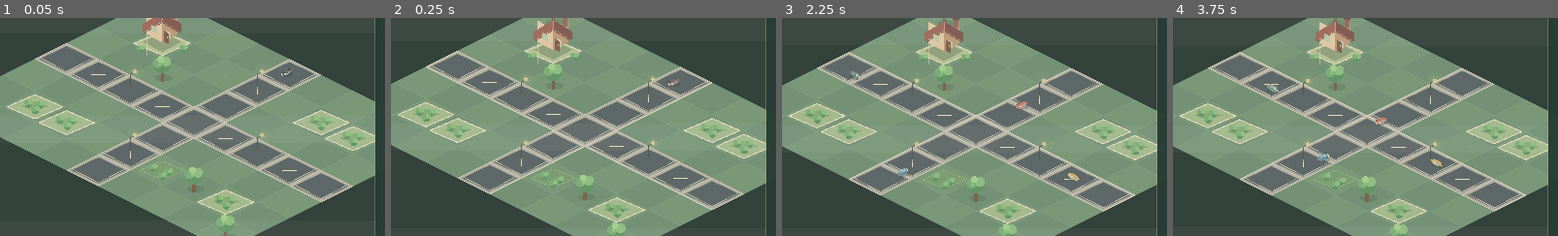
Above: before the commit, frames 1-4 (left to right).
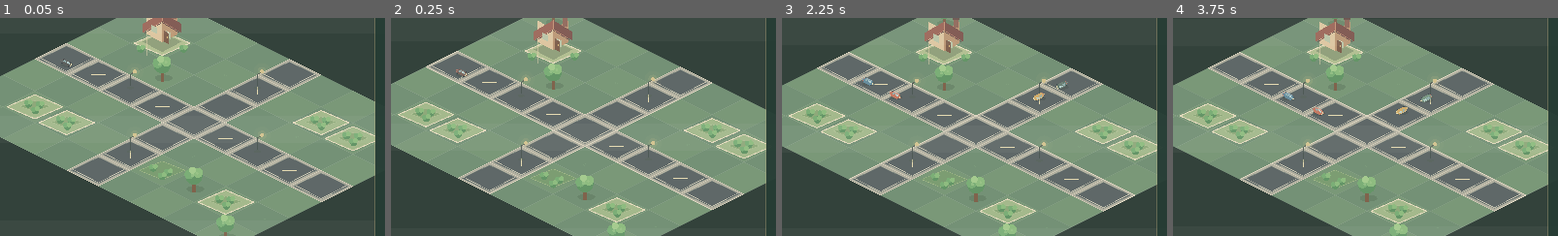
Above: after the commit, the same moments.

Repository: wellbi-creator/rayon-za-rubl
Game: Godot game, scene res://scenes/main.tscn
Two runs of this game, one before a commit and one after it. Both use one fixed random seed, a clock stepped at 60 frames per second and the inputs below.
Inputs (mouse positions are % of the whole screen's width and height, from its top left):
- Up to frame 1 (0.05 s): no input
- Up to frame 2 (0.25 s): no input
- Up to frame 3 (2.25 s): move the mouse to (72, 45) at 0.52 s; hold D 0.53-1.25 s; click (72, 45) at 0.67 s; click "ЖУРНАЛ" at 1.25 s; click "СЛУЖБЫ" at 2 s
- Up to frame 4 (3.75 s): click "ПРОГРЕСС" at 2.75 s; click "ДОРОГИ" at 3.5 s
The pictures show only the part of the screen within x 25-74%, y 27-77%; the shares and areas given below are measured in that part.

The runs differ from the first frame. In frame 1, less than 0.1% of the frame differs, in the area x 15-76%, y 19-28%; in frame 2, 0.1%; in frame 3, 0.6%; in frame 4, 0.6%, in the area x 24-71%, y 30-69%.

Commit message:
M5.3: preserve initial cross traffic directions

Diff:
--- a/scripts/world/isometric_district_world.gd
+++ b/scripts/world/isometric_district_world.gd
@@ -81,6 +81,12 @@
 		return empty_route
 	var start_index := posmod(seed, endpoints.size())
 	var end_index := posmod(start_index + maxi(1, endpoints.size() / 2), endpoints.size())
+	if endpoints.size() == 4:
+		# Keep the original horizontal and vertical showcase flows on the initial cross.
+		var starts := [1, 2, 0, 3]
+		var finishes := [2, 1, 3, 0]
+		start_index = starts[posmod(seed, 4)]
+		end_index = finishes[posmod(seed, 4)]
 	if start_index == end_index:
 		end_index = (start_index + 1) % endpoints.size()
 	return get_transport_route(endpoints[start_index], endpoints[end_index])
